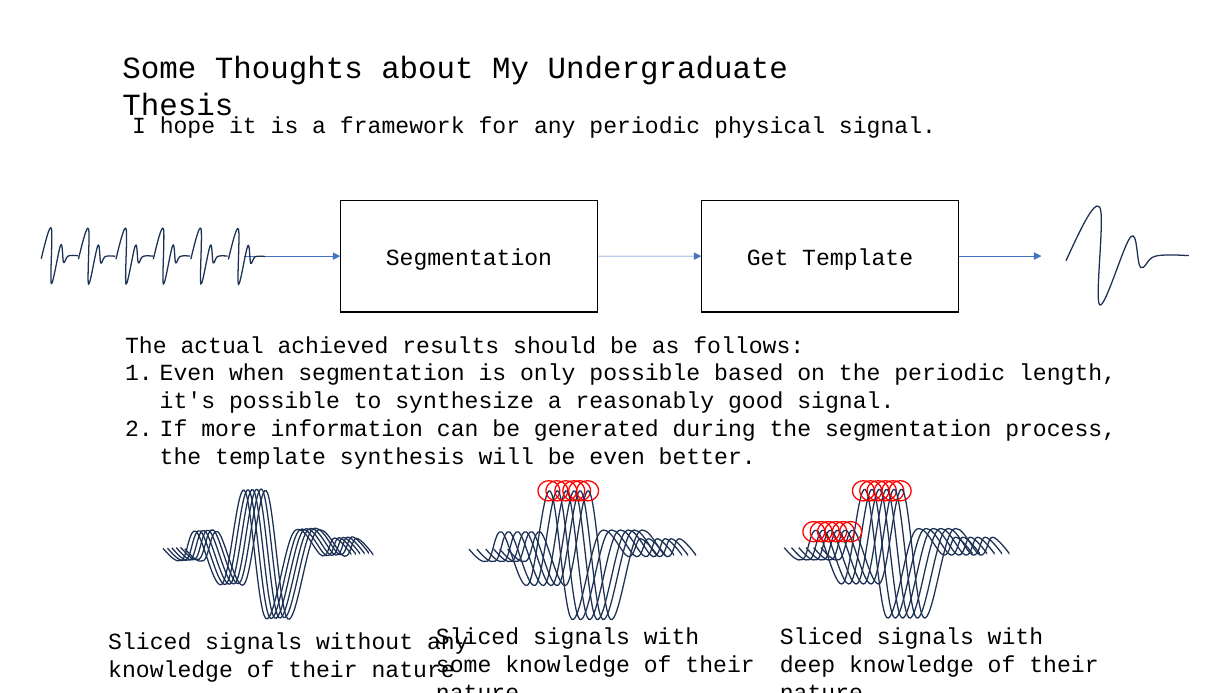
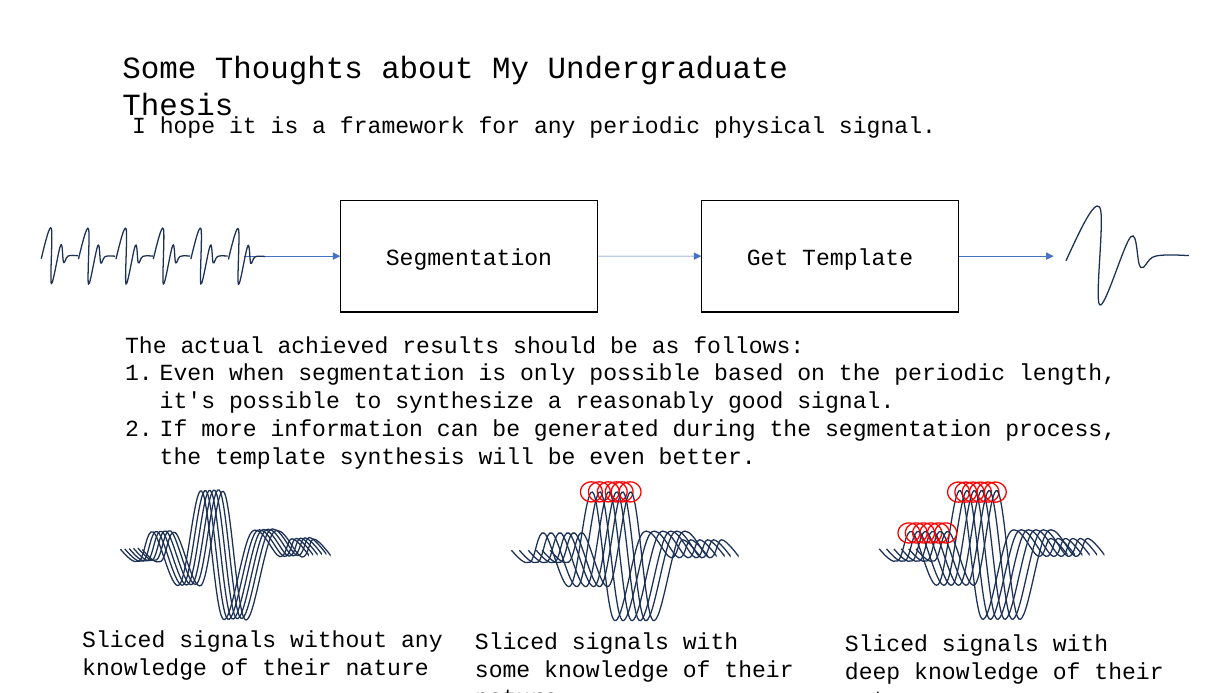
Before and after one commit to A-Big-Tortoise/Presentation, a slide deck: slide 16 of Presentation_1106_JiayuChen.pptx (slide 14 before the commit). Drawn at 1232x693 pixels with LibreOffice and Linux fonts; fonts in the diff are those of the drawing. Boxes give left, top, right and bottom in pixels: in the first picture for what was removed or moved away, otherwise in the second. Text is boxed around its words. In the diff, an @@ line names an element or a change of style, - is before the commit and + after.

```diff
--- a/Presentation_1106_JiayuChen.pptx
+++ b/Presentation_1106_JiayuChen.pptx
@@ arrow moved from (958, 256) - (1042, 256) to (958, 256) - (1054, 256) @@
@@ 4 freeform shapes: place and size @@
-4 freeform shapes at (164,489,372,619)
+4 freeform shapes at (120,490,330,620)
@@ freeform shape: place and size @@
-freeform shape at (167,490,355,618)
+freeform shape at (125,491,312,619)
@@ freeform shape: place and size @@
-freeform shape at (180,489,368,617)
+freeform shape at (138,490,325,618)
@@ 4 ellipses, 3 freeform shapes: place and size @@
-4 ellipses, 3 freeform shapes at (470,481,681,619)
+4 ellipses, 3 freeform shapes at (512,482,724,620)
@@ 3 freeform shapes, 2 ellipses: place and size @@
-3 freeform shapes, 2 ellipses at (486,481,695,619)
+3 freeform shapes, 2 ellipses at (529,482,738,620)
@@ 12 ellipses, 6 freeform shapes: place and size @@
-12 ellipses, 6 freeform shapes at (785,481,1009,618)
+12 ellipses, 6 freeform shapes at (880,482,1104,619)
@@ text "Sliced signals without any knowledge ...": place and size @@
-text "Sliced signals without any knowledge ..." at (108,632,469,682)
+text "Sliced signals without any knowledge ..." at (82,631,443,680)
@@ text "Sliced signals with some knowledge ...": place and size @@
-text "Sliced signals with some knowledge ..." at (436,628,754,678)
+text "Sliced signals with some knowledge ..." at (475,632,793,682)
@@ text "Sliced signals with deep knowledge ...": place and size @@
-text "Sliced signals with deep knowledge ..." at (780,628,1098,677)
+text "Sliced signals with deep knowledge ..." at (845,635,1163,684)
```
Also in this commit, not shown: 4 other slides changed, 3 slides added, 1 slide removed.
